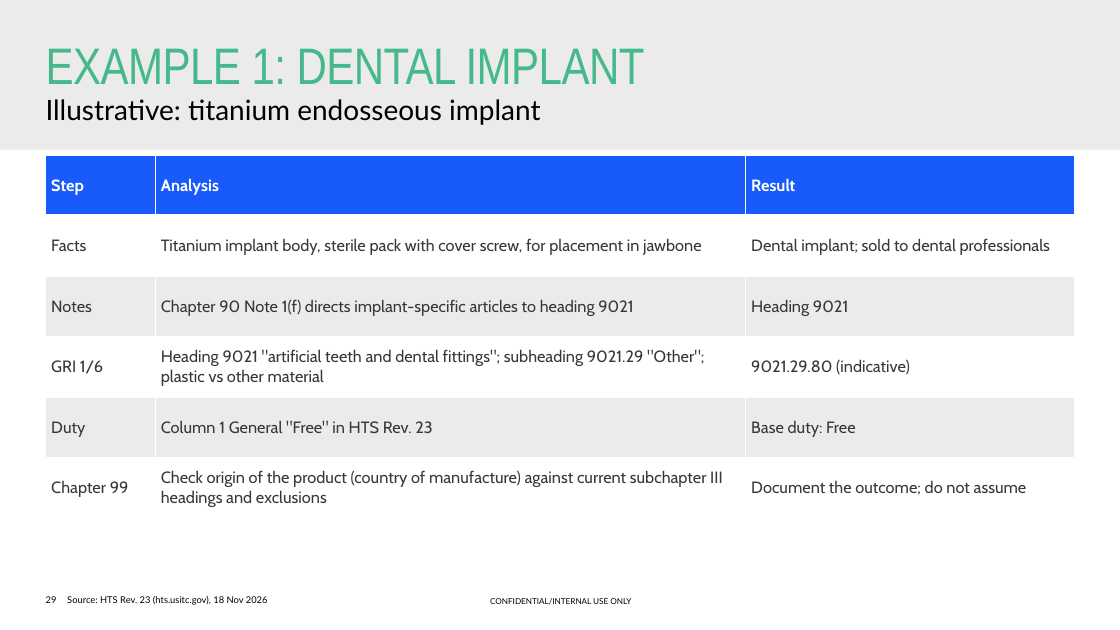
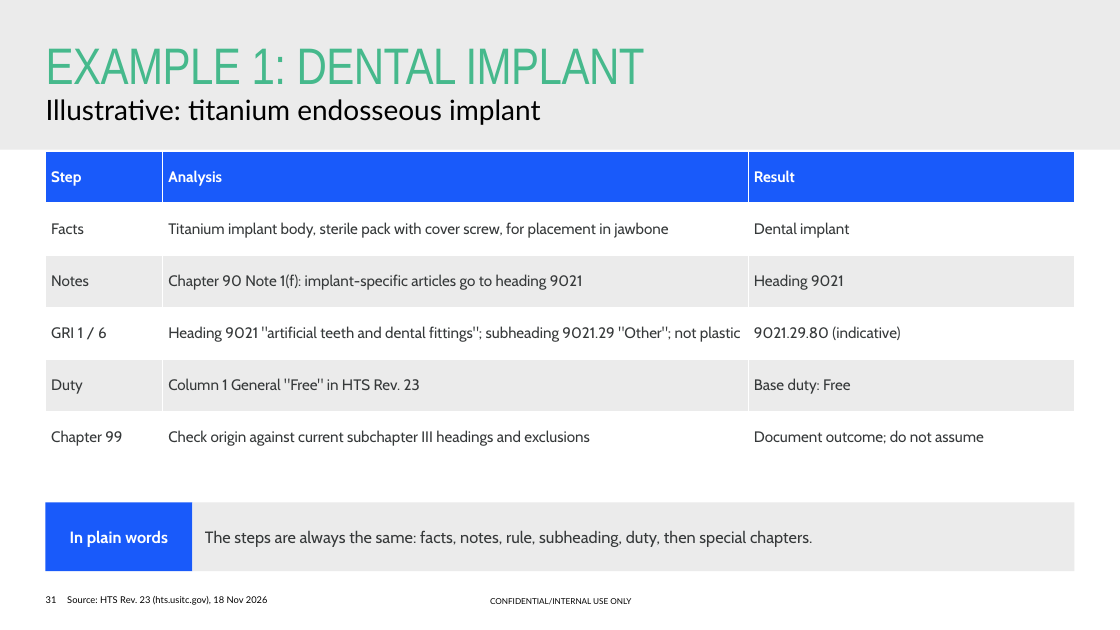
Before and after one commit to lars1909lg-bot/TradeKPI, a slide deck: slide 31 of training/Straumann_US_HTS_Classification_Training.pptx (slide 29 before the commit). Drawn at 1120x630 pixels with LibreOffice and Linux fonts; fonts in the diff are those of the drawing; background and template pictures are left out. Boxes give left, top, right and bottom in pixels: in the first picture for what was removed or moved away, otherwise in the second. Text is boxed around its words. In the diff, an @@ line names an element or a change of style, - is before the commit and + after.

```diff
--- a/training/Straumann_US_HTS_Classification_Training.pptx
+++ b/training/Straumann_US_HTS_Classification_Training.pptx
@@ table at bbox=[45, 151, 1074, 464] @@
-row 2, column 3: Dental implant; sold to dental professionals
+row 2, column 3: Dental implant
-row 3, column 2: Chapter 90 Note 1(f) directs implant-specific articles to heading 9021
+row 3, column 2: Chapter 90 Note 1(f): implant-specific articles go to heading 9021
-row 4, column 1: GRI 1/6
+row 4, column 1: GRI 1 / 6
@@ row 4, column 2: "Heading 9021 "artificial teeth and dental fittings"; subheading 9021.29 "Other"; plastic vs other material" to "Heading 9021 "artificial teeth and dental fittings"; subheading 9021.29 "Other"; not plastic" @@
-row 6, column 2: Check origin of the product (country of manufacture) against current subchapter III headings and exclusions
+row 6, column 2: Check origin against current subchapter III headings and exclusions
-row 6, column 3: Document the outcome; do not assume
+row 6, column 3: Document outcome; do not assume
@@ size 14 to 13 pt in "Step", "Analysis", "Result", "Facts" and 8 more places @@
@@ table: place and size @@
-table at bbox=[45, 155, 1075, 518]
+table at bbox=[45, 151, 1074, 464]
@@ rectangle added at bbox=[45, 502, 192, 571], fill #195AFA, 14 pt, text #FFFFFF, bold @@
+In plain words
@@ rectangle added at bbox=[192, 502, 1075, 571], fill #EBEBEB, 14 pt, text #36393A @@
+The steps are always the same: facts, notes, rule, subheading, duty, then special chapters.
@@ page number at bbox=[46, 596, 57, 603]: text changed @@
-29
+31
```
Also in this commit, not shown: 77 other slides changed, 4 slides added, 2 slides removed, 1 other file.
